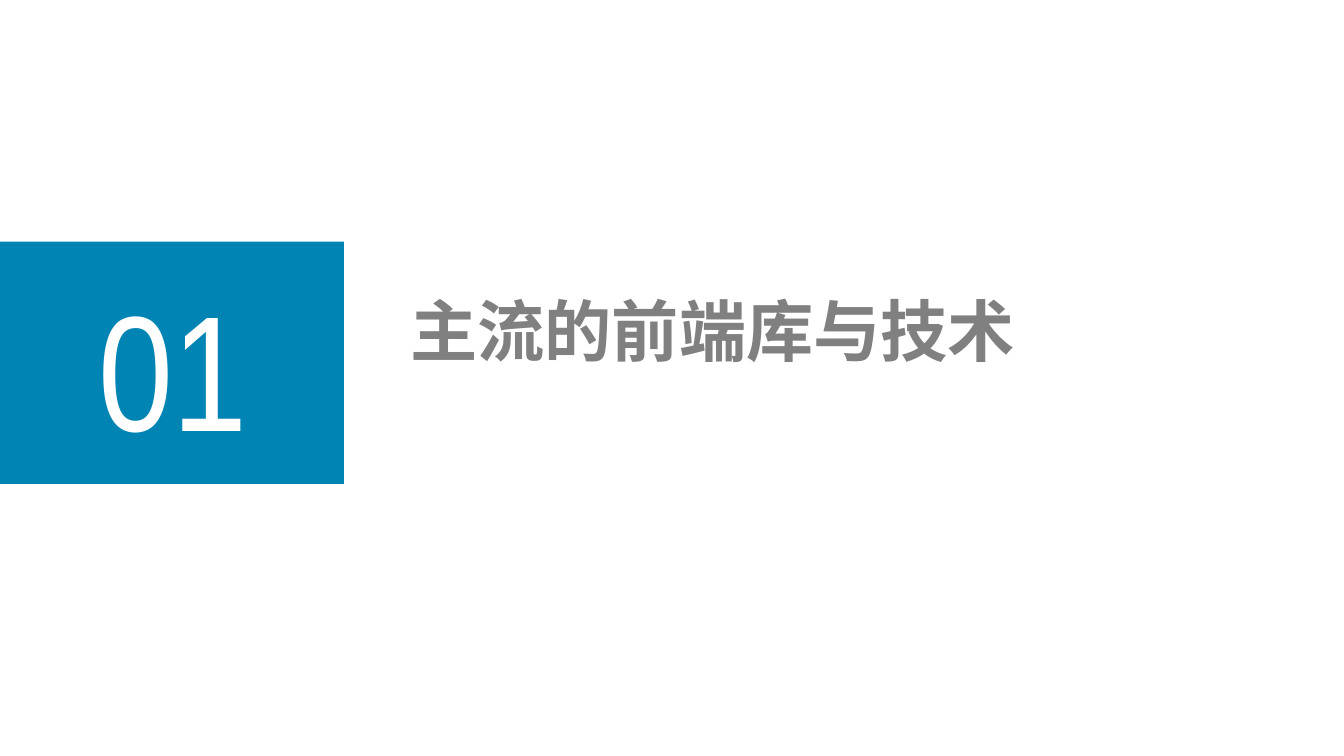
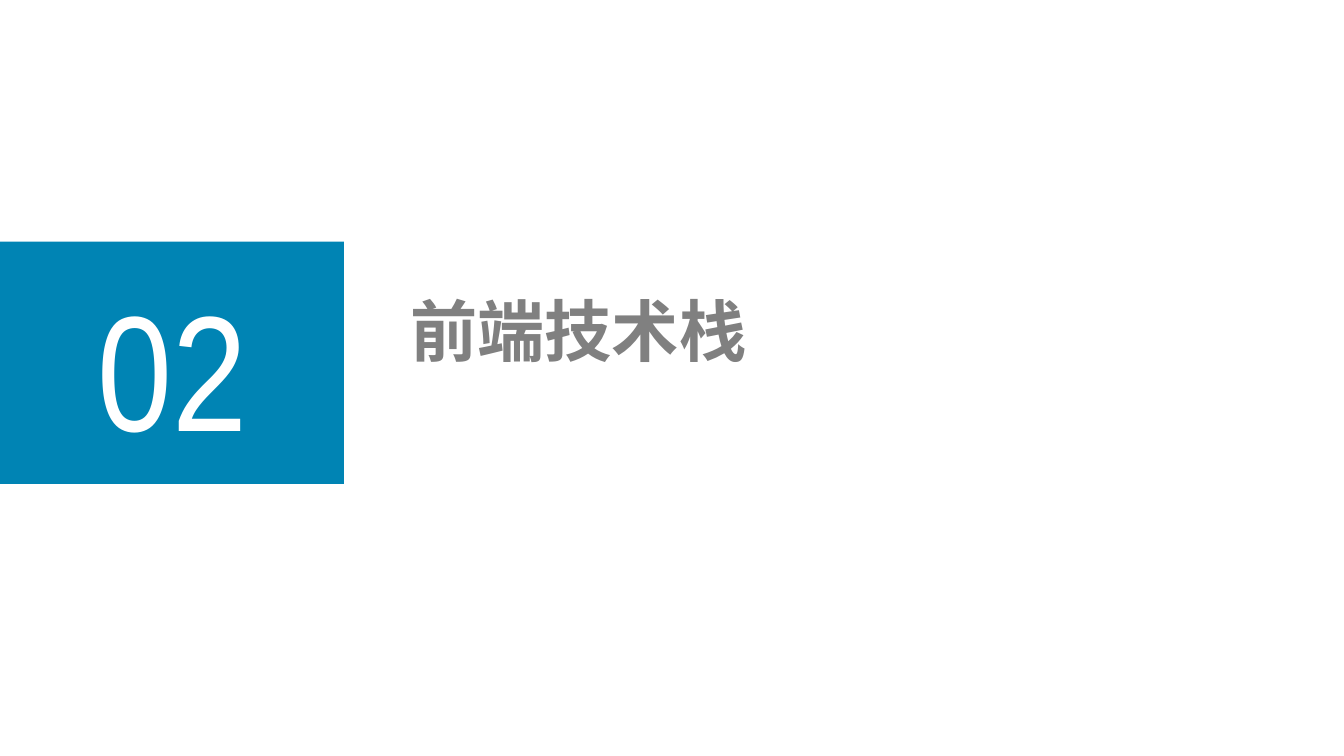
Before and after one commit to linda1212/FrontEndStack, a slide deck: slide 7 of 带你了解前端.pptx (slide 3 before the commit). Drawn at 1344x756 pixels with LibreOffice and Linux fonts; fonts in the diff are those of the drawing. Boxes give left, top, right and bottom in pixels: in the first picture for what was removed or moved away, otherwise in the second. Text is boxed around its words. In the diff, an @@ line names an element or a change of style, - is before the commit and + after.

```diff
--- a/带你了解前端.pptx
+++ b/带你了解前端.pptx
@@ text at [410,299,746,362]: text changed @@
-主流的前端库与技术
+前端技术栈
@@ text at [98,316,248,433]: text changed @@
-01
+02
```
Also in this commit, not shown: 4 other slides changed, 7 slides added, 3 slides removed, 2 other files.
